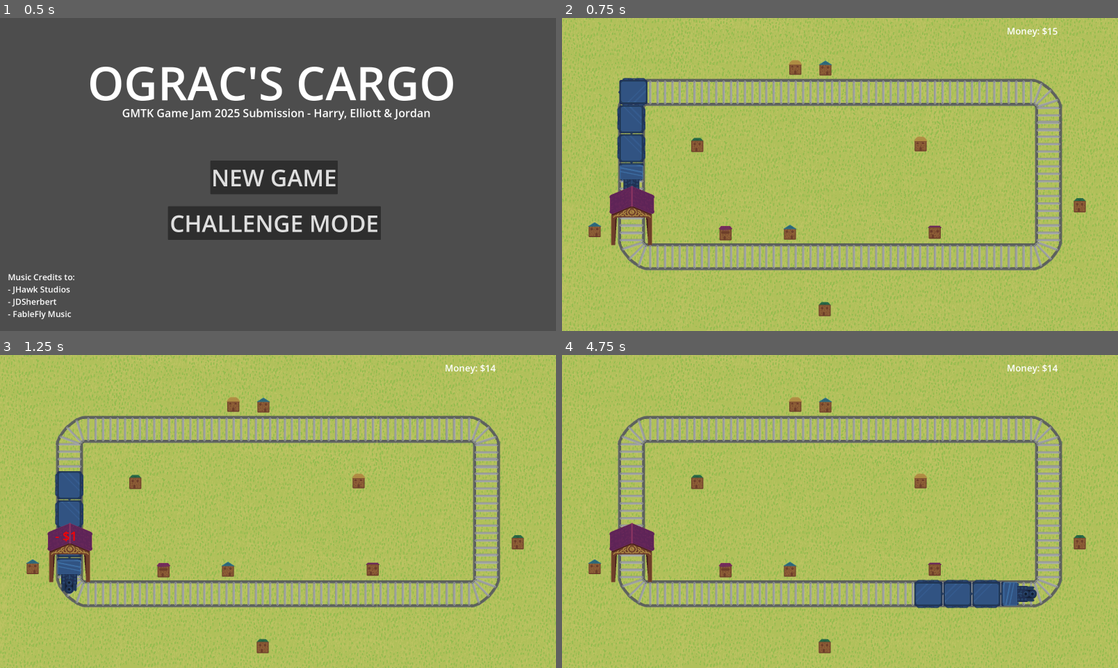
Above: before the commit, frames 1-4 (two rows, left to right).
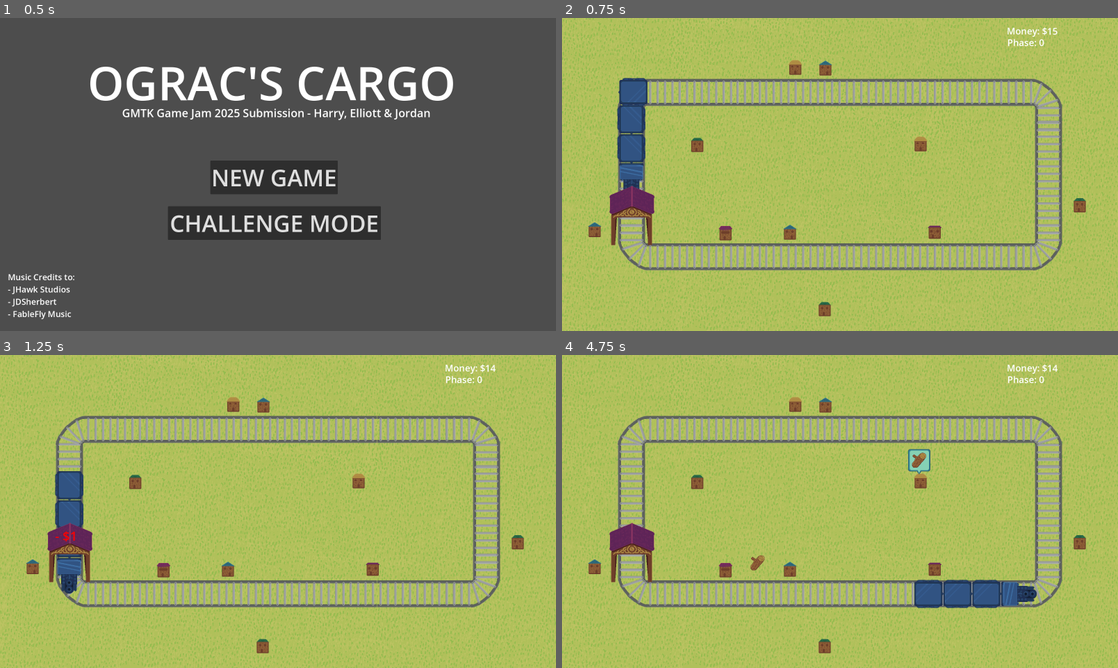
Above: after the commit, the same moments.

Repository: decadentpig/GMTK2025
Game: Godot game, scene res://main_menu.tscn
Same seed, same stepped clock (60 frames per second), same inputs: the game is played once before the commit and once after it.
Inputs (mouse positions are in pixels of both pictures, inside the frame that each line leads up to):
- Up to frame 1 (0.5 s): no input
- Up to frame 2 (0.75 s): click "CHALLENGE MODE" at 0.5 s
- Up to frame 3 (1.25 s): no input
- Up to frame 4 (4.75 s): move the mouse to (962, 495) at 1.27 s; click (962, 495) at 1.35 s; move the mouse to (728, 527) at 2.02 s; click (728, 527) at 2.1 s; move the mouse to (895, 442) at 2.77 s; click (895, 442) at 2.85 s; move the mouse to (812, 574) at 3.52 s; click (812, 574) at 3.6 s; move the mouse to (1006, 558) at 4.27 s; click (1006, 558) at 4.35 s

Frame 1 is identical in both runs. In frame 2, less than 0.1% of the frame differs, in the area x 80-87%, y 6-10%; in frame 3, less than 0.1%; in frame 4, 0.4%, in the area x 33-87%, y 6-69%.
Error before the commit: Invalid assignment of property or key 'text' with value of type 'String' on a base object of type 'null instance'. (res://game_manager.gd:219)

Commit message:
Show the current phase for debugging

Diff:
--- a/scene.tscn
+++ b/scene.tscn
@@ -703,6 +703,14 @@
 theme_override_font_sizes/font_size = 40
 text = "Money: $"
 
+[node name="Phase_Label" type="Label" parent="."]
+offset_left = 1922.0
+offset_top = 78.0
+offset_right = 2116.0
+offset_bottom = 133.0
+theme_override_font_sizes/font_size = 40
+text = "Phase"
+
 [node name="Checkpoint_Node" type="Area2D" parent="."]
 position = Vector2(302, 878)
 script = ExtResource("6_y2354")
